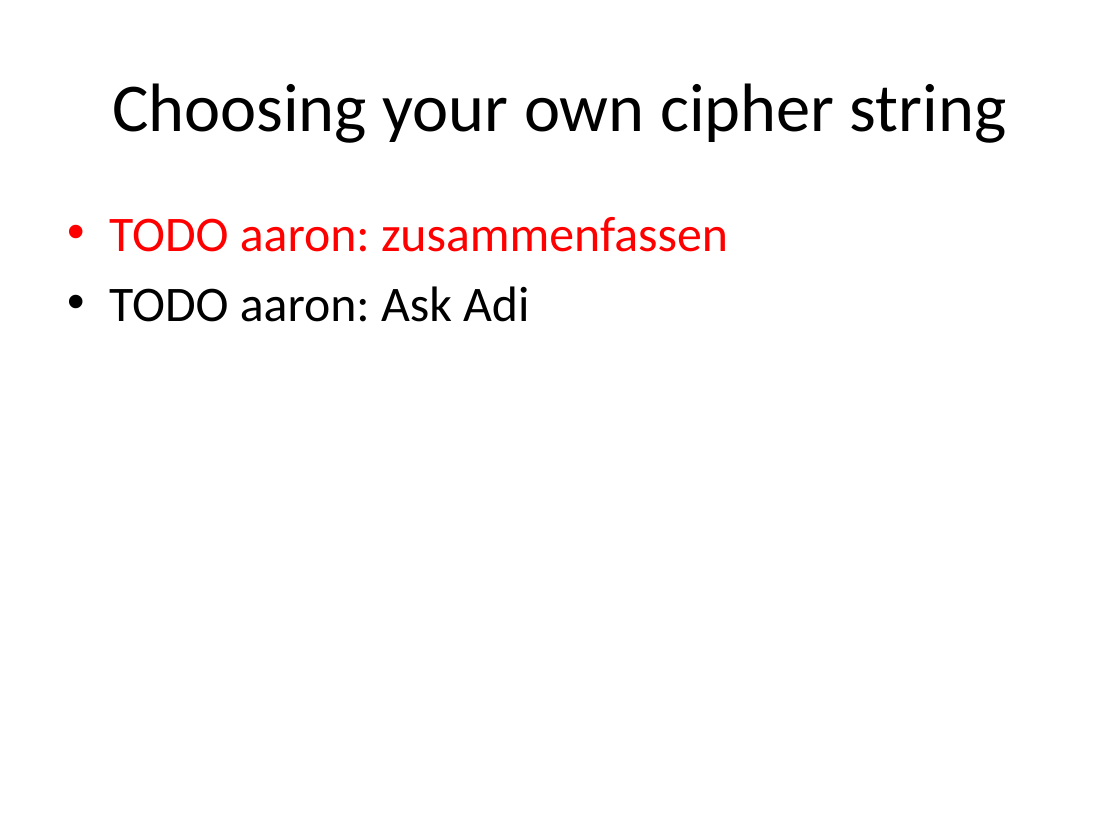
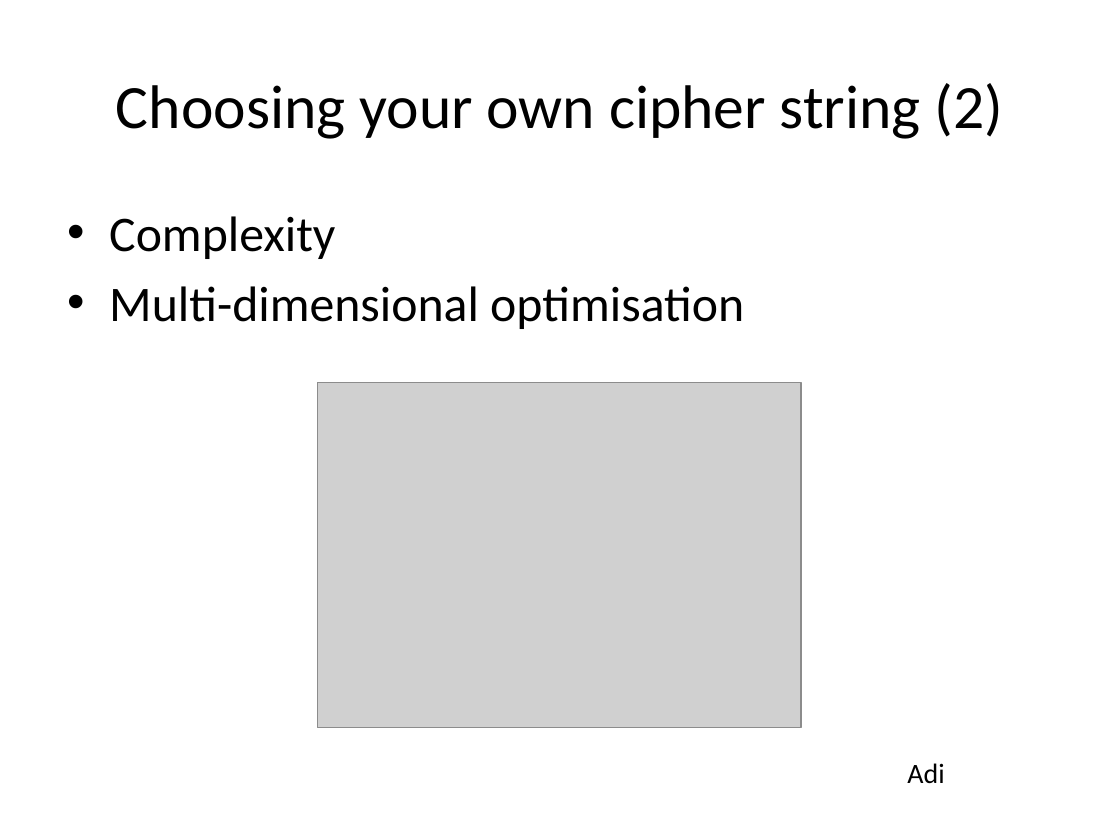
Before and after one commit to BetterCrypto/Applied-Crypto-Hardening, a slide deck: slide 27 of presentations/20131122-Deepsec-ACH project.pptx (slide 23 before the commit). Drawn at 1120x840 pixels with LibreOffice and Linux fonts; fonts in the diff are those of the drawing; grey boxes stand for pictures. Boxes give left, top, right and bottom in pixels: in the first picture for what was removed or moved away, otherwise in the second. Text is boxed around its words. In the diff, an @@ line names an element or a change of style, - is before the commit and + after.

Commit message:
again: presentation - minor fix for slide #27

```diff
--- a/presentations/20131122-Deepsec-ACH project.pptx
+++ b/presentations/20131122-Deepsec-ACH project.pptx
@@ title at bbox=[116, 83, 1003, 139]: text changed; size 44 to 39.6 pt @@
-Choosing your own cipher string
+Choosing your own cipher string (2)
@@ text at bbox=[109, 216, 744, 329]: text changed; text colour #FF0000 to #000000 @@
-• TODO aaron: zusammenfassen
-• TODO aaron: Ask Adi
+• Complexity
+• Multi-dimensional optimisation
@@ picture added at bbox=[317, 383, 801, 728] @@
@@ text added at bbox=[907, 763, 944, 784], 18 pt, text #000000 @@
+Adi
```
Also in this commit, not shown: 12 other slides changed, 7 slides added.
